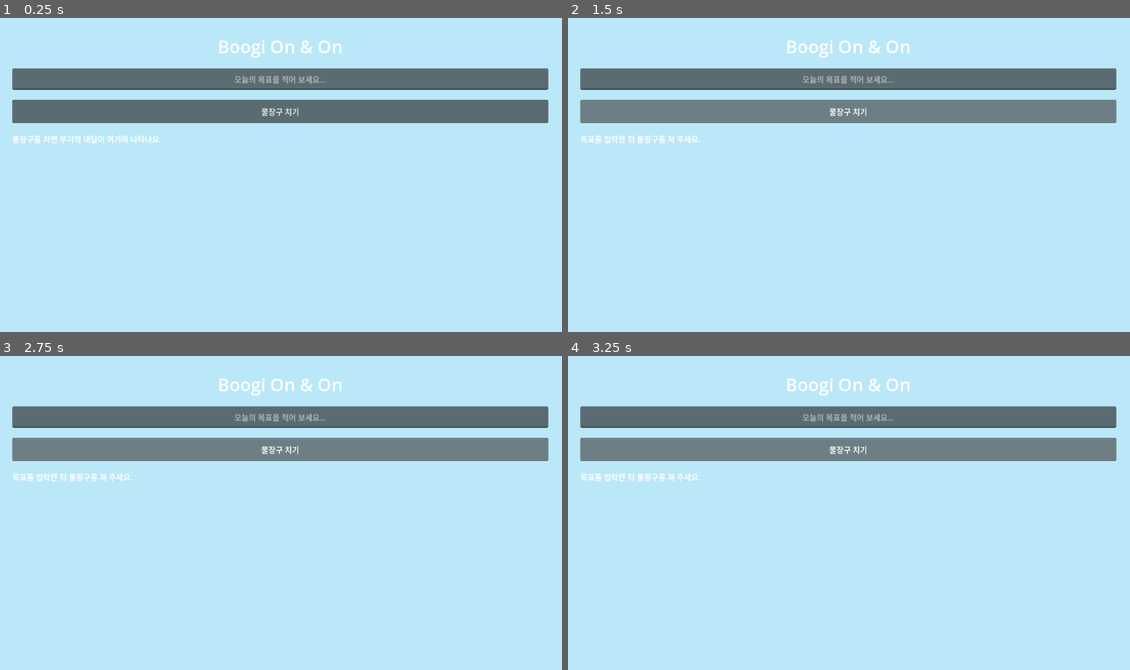
Above: before the commit, frames 1-4 (two rows, left to right).
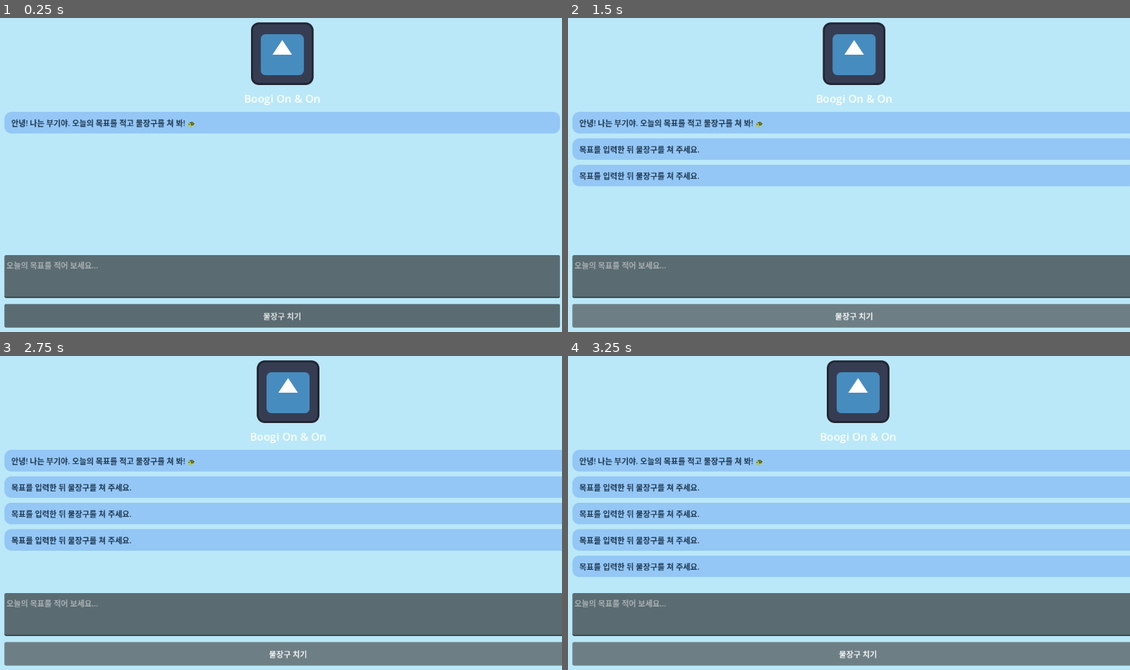
Above: after the commit, the same moments.

Repository: JHyuk2/Boogi_On_And_On
Game: Godot game, scene res://main.tscn
Two runs of this game, one before a commit and one after it. Both use one fixed random seed, a clock stepped at 60 frames per second and the inputs below. The engine's default icon, where the game draws it, is replaced by a stand-in: a white triangle on a blue panel in a dark square.
Inputs:
- Up to frame 1 (0.25 s): no input
- Up to frame 2 (1.5 s): click "물장구 치기" at 0.5 s; click "물장구 치기" at 1.25 s
- Up to frame 3 (2.75 s): click "물장구 치기" at 2 s
- Up to frame 4 (3.25 s): click "물장구 치기" at 2.75 s

The runs differ from the first frame. In frame 1, 40% of the frame differs, in the area x 0-100%, y 1-99%; in frame 2, 54%; in frame 3, 61%; in frame 4, 67%.

Commit message:
Update UI

Diff:
--- a/부기오내논/main.gd
+++ b/부기오내논/main.gd
@@ -1,7 +1,6 @@
 extends Control
 
 const BACKGROUND_SEA := Color(0.73, 0.91, 0.97)
-## 부하가 낮은 모델을 먼저 시도해 'high demand' 오류를 줄입니다.
 const GEMINI_MODELS: Array[String] = [
 	"gemini-2.0-flash-lite",
 	"gemini-2.5-flash-lite",
@@ -9,15 +8,31 @@
 ]
 const API_KEY_PATH := "res://API_KEY.txt"
 const LOADING_REPLY_TEXT := "부기가 열심히 고민하고 있어요... 🐢 뽀글뽀글..."
-const INITIAL_REPLY_TEXT := "물장구를 치면 부기의 대답이 여기에 나타나요."
+const SYSTEM_PROMPT := (
+	"너는 다정하고 느긋한 바다거북이 '부기'야. "
+	+ "유저의 거대한 목표를 자기 자비(Self-Compassion)를 바탕으로 "
+	+ "거대한 목표를 당장 누워서도 할 수 있을 만큼 아주 하찮고 달성하기 쉬운 4단계의 행동으로 쪼개서 제안해 줘"
+	#+ "대답은 모바일 화면에서 한눈에 읽기 편하도록 절대 길게 늘어놓지 마. "
+	#+ "핵심만 간결하게 3~4문장 이내로 줄여서 대답하고, "
+	#+ "4단계 물장구도 아주 짧고 직관적인 단어 위주로 요약해 줘."
+)
 const MAX_RETRIES_PER_MODEL := 3
 const RETRY_BASE_DELAY_SEC := 2.0
+const USER_BUBBLE_COLOR := Color(0.42, 0.44, 0.48)
+const BOOGI_BUBBLE_COLOR := Color(0.58, 0.78, 0.96)
+const USER_TEXT_COLOR := Color(0.96, 0.96, 0.97)
+const BOOGI_TEXT_COLOR := Color(0.12, 0.22, 0.32)
+const BUBBLE_CORNER_RADIUS := 14
+
+var conversation_history: Array = []
 
 var _http_request: HTTPRequest
 var _retry_timer: Timer
-var _goal_input: LineEdit
+var _chat_scroll: ScrollContainer
+var chat_log: VBoxContainer
+var _goal_input: TextEdit
 var _splash_button: Button
-var _reply_label: RichTextLabel
+var _loading_bubble: Node
 var _last_prompt: String = ""
 var _active_model_index: int = 0
 var _retry_count: int = 0
@@ -38,6 +53,7 @@
 	add_child(_retry_timer)
 
 	setup_ui()
+	add_chat_bubble("안녕! 나는 부기야. 오늘의 목표를 적고 물장구를 쳐 봐! 🐢", false)
 	print("부기야 안녕! 드디어 첫 물장구를 쳤어!")
 
 
@@ -50,48 +66,145 @@
 
 	var margin := MarginContainer.new()
 	margin.set_anchors_preset(PRESET_FULL_RECT)
-	margin.add_theme_constant_override("margin_left", 28)
-	margin.add_theme_constant_override("margin_top", 36)
-	margin.add_theme_constant_override("margin_right", 28)
-	margin.add_theme_constant_override("margin_bottom", 28)
+	margin.add_theme_constant_override("margin_left", 12)
+	margin.add_theme_constant_override("margin_top", 12)
+	margin.add_theme_constant_override("margin_right", 12)
+	margin.add_theme_constant_override("margin_bottom", 12)
 	add_child(margin)
 
 	var layout := VBoxContainer.new()
 	layout.size_flags_horizontal = Control.SIZE_EXPAND_FILL
 	layout.size_flags_vertical = Control.SIZE_EXPAND_FILL
-	layout.alignment = BoxContainer.ALIGNMENT_CENTER
-	layout.add_theme_constant_override("separation", 20)
+	layout.add_theme_constant_override("separation", 12)
 	margin.add_child(layout)
+
+	var profile_row := CenterContainer.new()
+	layout.add_child(profile_row)
+
+	var profile := TextureRect.new()
+	profile.custom_minimum_size = Vector2(100.0, 100.0)
+	profile.stretch_mode = TextureRect.STRETCH_KEEP_ASPECT_CENTERED
+	profile.texture = load("res://icon.svg")
+	profile_row.add_child(profile)
 
 	var title := Label.new()
 	title.text = "Boogi On & On"
 	title.horizontal_alignment = HORIZONTAL_ALIGNMENT_CENTER
-	title.add_theme_font_size_override("font_size", 36)
+	title.size_flags_horizontal = Control.SIZE_EXPAND_FILL
+	title.add_theme_font_size_override("font_size", 22)
 	layout.add_child(title)
 
-	_goal_input = LineEdit.new()
+	_chat_scroll = ScrollContainer.new()
+	_chat_scroll.size_flags_horizontal = Control.SIZE_EXPAND_FILL
+	_chat_scroll.size_flags_vertical = Control.SIZE_EXPAND_FILL
+	_chat_scroll.horizontal_scroll_mode = ScrollContainer.SCROLL_MODE_DISABLED
+	_chat_scroll.vertical_scroll_mode = ScrollContainer.SCROLL_MODE_AUTO
+	_chat_scroll.resized.connect(_sync_chat_log_width)
+	layout.add_child(_chat_scroll)
+
+	chat_log = VBoxContainer.new()
+	chat_log.size_flags_horizontal = Control.SIZE_EXPAND_FILL
+	chat_log.size_flags_vertical = Control.SIZE_SHRINK_BEGIN
+	chat_log.add_theme_constant_override("separation", 10)
+	_chat_scroll.add_child(chat_log)
+
+	_goal_input = TextEdit.new()
 	_goal_input.placeholder_text = "오늘의 목표를 적어 보세요..."
-	_goal_input.alignment = HORIZONTAL_ALIGNMENT_CENTER
-	_goal_input.custom_minimum_size = Vector2(0.0, 44.0)
+	_goal_input.wrap_mode = TextEdit.LINE_WRAPPING_BOUNDARY
+	_goal_input.scroll_fit_content_height = true
+	_goal_input.custom_minimum_size = Vector2(0.0, 88.0)
 	_goal_input.size_flags_horizontal = Control.SIZE_EXPAND_FILL
 	layout.add_child(_goal_input)
 
 	_splash_button = Button.new()
 	_splash_button.text = "물장구 치기"
-	_splash_button.custom_minimum_size = Vector2(220.0, 48.0)
+	_splash_button.custom_minimum_size = Vector2(0.0, 48.0)
+	_splash_button.size_flags_horizontal = Control.SIZE_EXPAND_FILL
 	_splash_button.pressed.connect(_on_splash_button_pressed)
 	layout.add_child(_splash_button)
 
-	_reply_label = RichTextLabel.new()
-	_reply_label.text = INITIAL_REPLY_TEXT
-	_reply_label.bbcode_enabled = false
-	_reply_label.scroll_active = true
-	_reply_label.fit_content = false
-	_reply_label.autowrap_mode = TextServer.AUTOWRAP_WORD_SMART
-	_reply_label.size_flags_horizontal = Control.SIZE_EXPAND_FILL
-	_reply_label.size_flags_vertical = Control.SIZE_EXPAND_FILL
-	_reply_label.custom_minimum_size = Vector2(0.0, 120.0)
-	layout.add_child(_reply_label)
+	call_deferred("_sync_chat_log_width")
+
+
+func _sync_chat_log_width() -> void:
+	if _chat_scroll == null or chat_log == null:
+		return
+	chat_log.custom_minimum_size.x = maxf(0.0, _chat_scroll.size.x)
+
+
+func _make_user_turn(text: String) -> Dictionary:
+	return {
+		"role": "user",
+		"parts": [{"text": text}],
+	}
+
+
+func _make_model_turn(text: String) -> Dictionary:
+	return {
+		"role": "model",
+		"parts": [{"text": text}],
+	}
+
+
+func _build_request_contents(user_text: String) -> Array:
+	var contents: Array = []
+	contents.assign(conversation_history)
+	contents.append(_make_user_turn(user_text))
+	return contents
+
+
+func _append_conversation_turn(user_text: String, model_text: String) -> void:
+	conversation_history.append(_make_user_turn(user_text))
+	conversation_history.append(_make_model_turn(model_text))
+
+
+func _create_bubble_style(is_user: bool) -> StyleBoxFlat:
+	var style := StyleBoxFlat.new()
+	style.set_corner_radius_all(BUBBLE_CORNER_RADIUS)
+	style.content_margin_left = 14
+	style.content_margin_top = 10
+	style.content_margin_right = 14
+	style.content_margin_bottom = 10
+	style.bg_color = USER_BUBBLE_COLOR if is_user else BOOGI_BUBBLE_COLOR
+	return style
+
+
+func _create_bubble_row(text: String, is_user: bool) -> HBoxContainer:
+	var row := HBoxContainer.new()
+	row.size_flags_horizontal = Control.SIZE_EXPAND_FILL
+
+	var panel := PanelContainer.new()
+	panel.size_flags_horizontal = Control.SIZE_EXPAND_FILL
+	panel.add_theme_stylebox_override("panel", _create_bubble_style(is_user))
+
+	var bubble := RichTextLabel.new()
+	bubble.bbcode_enabled = false
+	bubble.fit_content = true
+	bubble.scroll_active = false
+	bubble.autowrap_mode = TextServer.AUTOWRAP_WORD_SMART
+	bubble.size_flags_horizontal = Control.SIZE_EXPAND_FILL
+	bubble.text = text
+	bubble.add_theme_color_override(
+		"default_color",
+		USER_TEXT_COLOR if is_user else BOOGI_TEXT_COLOR,
+	)
+
+	panel.add_child(bubble)
+	row.add_child(panel)
+	return row
+
+
+func add_chat_bubble(text: String, is_user: bool) -> void:
+	chat_log.add_child(_create_bubble_row(text, is_user))
+	call_deferred("_scroll_chat_to_bottom")
+
+
+func _scroll_chat_to_bottom() -> void:
+	await get_tree().process_frame
+	_sync_chat_log_width()
+	await get_tree().process_frame
+	var scroll_bar := _chat_scroll.get_v_scroll_bar()
+	scroll_bar.value = scroll_bar.max_value
 
 
 func _set_button_busy(busy: bool) -> void:
@@ -99,30 +212,39 @@
 	_splash_button.text = "물장구 치는 중..." if busy else "물장구 치기"
 
 
+func _clear_loading_bubble() -> void:
+	if _loading_bubble != null and is_instance_valid(_loading_bubble):
+		_loading_bubble.queue_free()
+	_loading_bubble = null
+
+
 func _set_loading_state() -> void:
-	_reply_label.text = LOADING_REPLY_TEXT
+	_clear_loading_bubble()
 	_set_button_busy(true)
+	_loading_bubble = _create_bubble_row(LOADING_REPLY_TEXT, false)
+	chat_log.add_child(_loading_bubble)
+	call_deferred("_scroll_chat_to_bottom")
 
 
 func _show_reply(message: String) -> void:
-	_reply_label.text = message
+	_clear_loading_bubble()
+	add_chat_bubble(message, false)
 
 
 func _finish_request() -> void:
 	_retry_timer.stop()
+	_clear_loading_bubble()
 	_set_button_busy(false)
 
 
 func _load_api_key() -> String:
 	if not FileAccess.file_exists(API_KEY_PATH):
-		var message := "API_KEY.txt 파일을 찾을 수 없습니다. 프로젝트 루트(res://API_KEY.txt)에 API 키를 저장해 주세요."
-		push_error(message)
+		push_error("API_KEY.txt 파일을 찾을 수 없습니다.")
 		return ""
 
 	var file := FileAccess.open(API_KEY_PATH, FileAccess.READ)
 	if file == null:
-		var message := "API_KEY.txt 파일을 열 수 없습니다: %s" % error_string(FileAccess.get_open_error())
-		push_error(message)
+		push_error("API_KEY.txt 파일을 열 수 없습니다.")
 		return ""
 
 	var raw := file.get_as_text()
@@ -137,11 +259,8 @@
 		key = key.substr(4).strip_edges()
 
 	key = key.replace(" ", "").replace("\n", "").replace("\r", "").replace("\t", "")
-	if key.is_empty():
-		push_error("API_KEY.txt가 비어 있습니다.")
-		return ""
-	if not key.begins_with("AIza"):
-		push_error("API 키 형식이 올바르지 않습니다. AIza로 시작하는 키만 저장해 주세요.")
+	if key.is_empty() or not key.begins_with("AIza"):
+		push_error("API_KEY.txt에 유효한 API 키가 없습니다.")
 		return ""
 
 	return key
@@ -198,10 +317,13 @@
 func _schedule_retry(delay_sec: float, model_index: int, retry_count: int) -> void:
 	_pending_retry_model_index = model_index
 	_pending_retry_count = retry_count
-	_show_reply(
+	_clear_loading_bubble()
+	add_chat_bubble(
 		"부기 서버가 지금 많이 바빠요... 🐢\n약 %d초 후에 자동으로 다시 시도할게요."
-		% int(ceil(delay_sec))
+		% int(ceil(delay_sec)),
+		false,
 	)
+	_set_button_busy(true)
 	_retry_timer.wait_time = delay_sec
 	_retry_timer.start()
 
@@ -251,17 +373,15 @@
 
 	var model: String = GEMINI_MODELS[model_index]
 	if retry_count == 0 and model_index > 0:
-		_show_reply("다른 모델(%s)로 다시 시도할게요... 🐢" % model)
+		_clear_loading_bubble()
+		add_chat_bubble("다른 모델(%s)로 다시 시도할게요... 🐢" % model, false)
 
 	var url := "%s?key=%s" % [_gemini_endpoint(model), api_key]
 	var payload := {
-		"contents": [
-			{
-				"parts": [
-					{"text": prompt}
-				]
-			}
-		]
+		"systemInstruction": {
+			"parts": [{"text": SYSTEM_PROMPT}],
+		},
+		"contents": _build_request_contents(prompt),
 	}
 	var body := JSON.stringify(payload)
 	var headers := PackedStringArray(["Content-Type: application/json"])
@@ -342,6 +462,7 @@
 	if reply.is_empty():
 		_show_reply("부기의 대답을 가져오지 못했어요. 잠시 후 다시 시도해 주세요.")
 	else:
+		_append_conversation_turn(_last_prompt, reply)
 		_show_reply(reply)
 
 	_finish_request()
@@ -350,11 +471,13 @@
 func _on_splash_button_pressed() -> void:
 	var goal_text := _goal_input.text.strip_edges()
 	print("유저의 목표: %s" % goal_text)
+
+	if goal_text.is_empty():
+		add_chat_bubble("목표를 입력한 뒤 물장구를 쳐 주세요.", false)
+		return
+
+	add_chat_bubble(goal_text, true)
 	_goal_input.text = ""
-
-	if goal_text.is_empty():
-		_show_reply("목표를 입력한 뒤 물장구를 쳐 주세요.")
-		return
 
 	_retry_timer.stop()
 	_set_loading_state()
